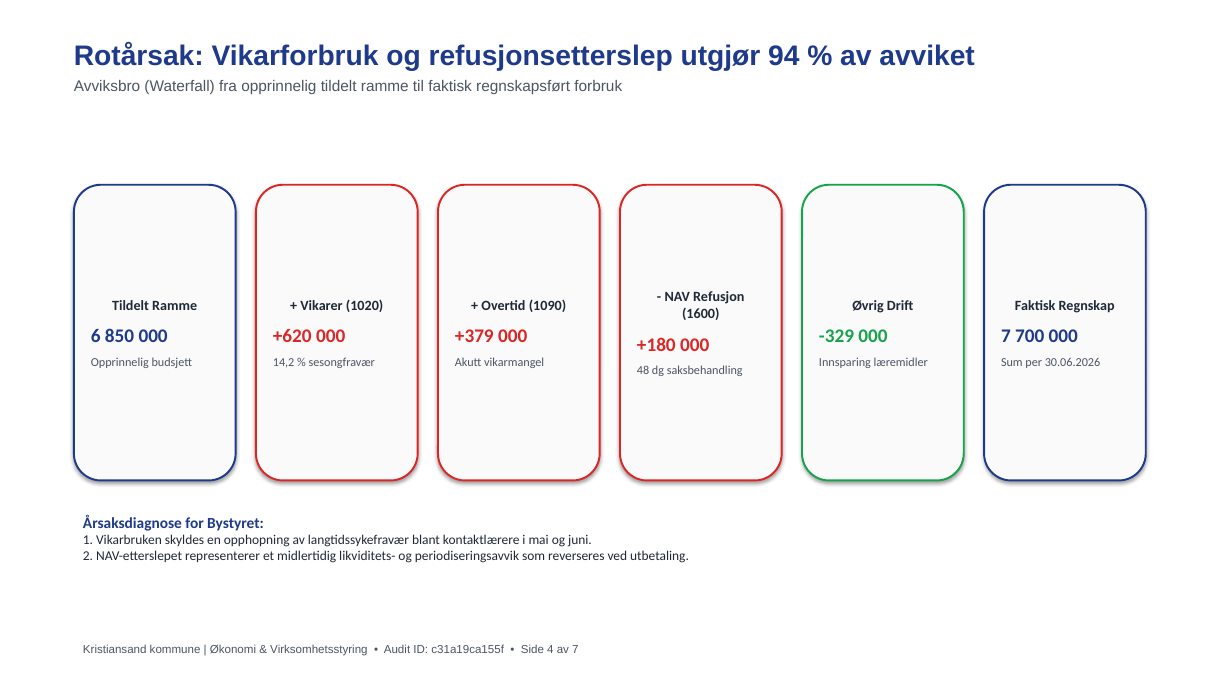
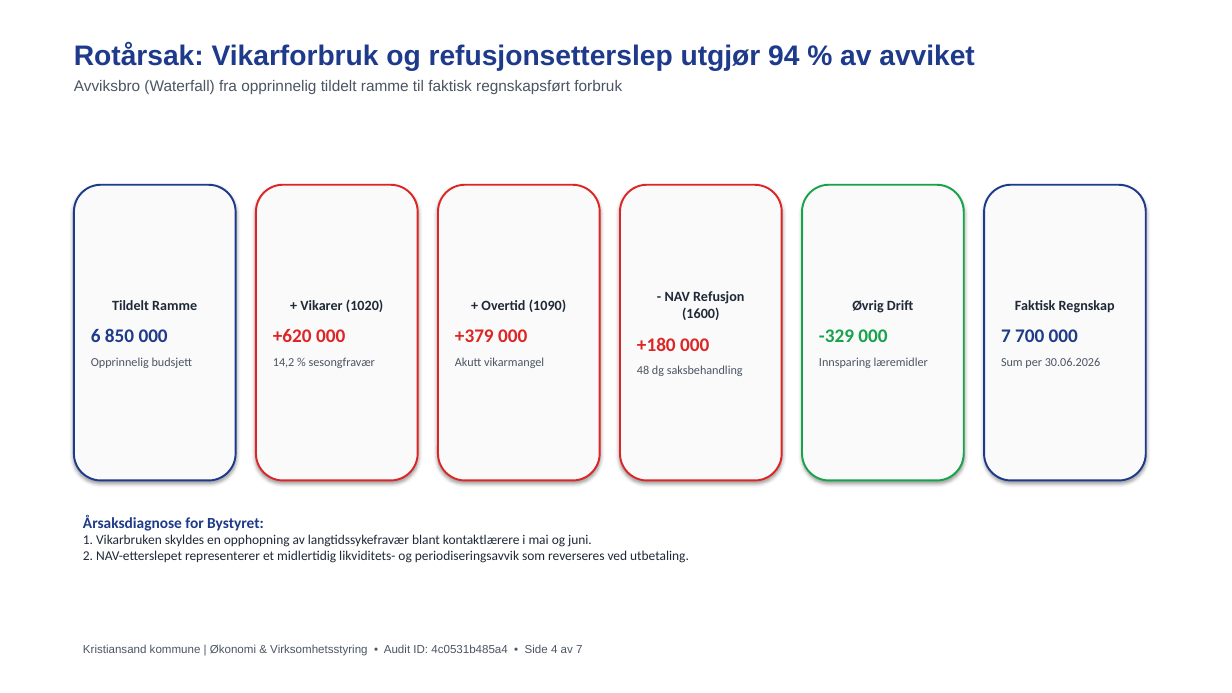
Before and after one commit to Frank-Ellingsen/AI_KOM, a slide deck: slide 4 of powerpoint/Presentasjon_Bystyret_Tertialrapport_2026.pptx. Drawn at 1232x693 pixels with LibreOffice and Linux fonts; fonts in the diff are those of the drawing. Boxes give left, top, right and bottom in pixels: in the first picture for what was removed or moved away, otherwise in the second. Text is boxed around its words. In the diff, an @@ line names an element or a change of style, - is before the commit and + after.

```diff
--- a/powerpoint/Presentasjon_Bystyret_Tertialrapport_2026.pptx
+++ b/powerpoint/Presentasjon_Bystyret_Tertialrapport_2026.pptx
@@ text at box(83, 644, 582, 656): text changed @@
-Kristiansand kommune | Økonomi & Virksomhetsstyring • Audit ID: c31a19ca155f • Side 4 av 7
+Kristiansand kommune | Økonomi & Virksomhetsstyring • Audit ID: 4c0531b485a4 • Side 4 av 7
```
Also in this commit, not shown: 6 other slides changed, 10 other files.
